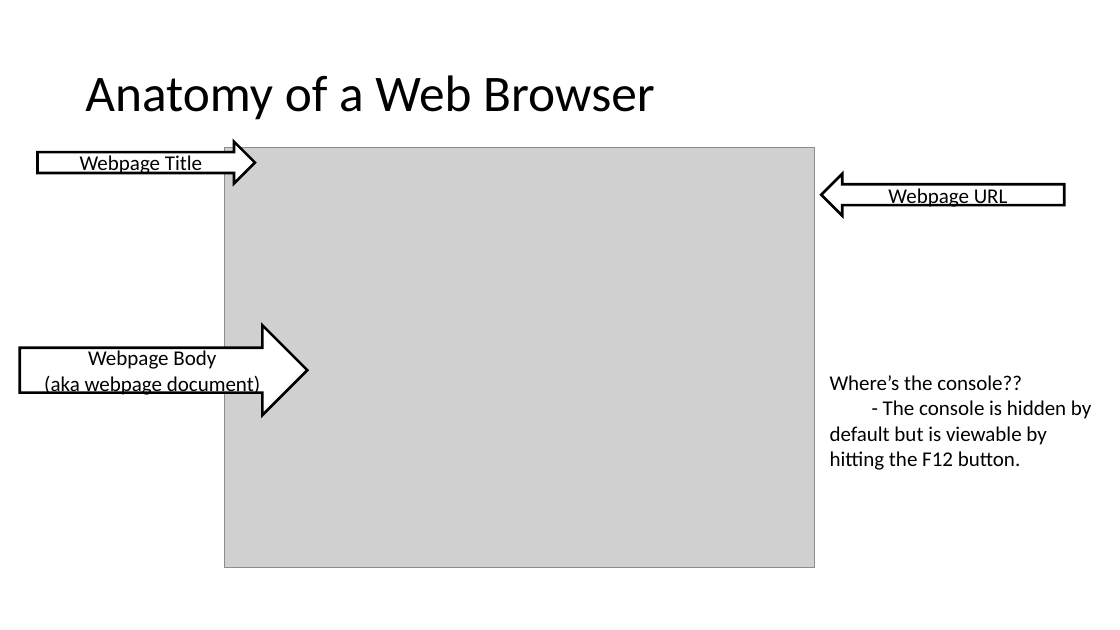
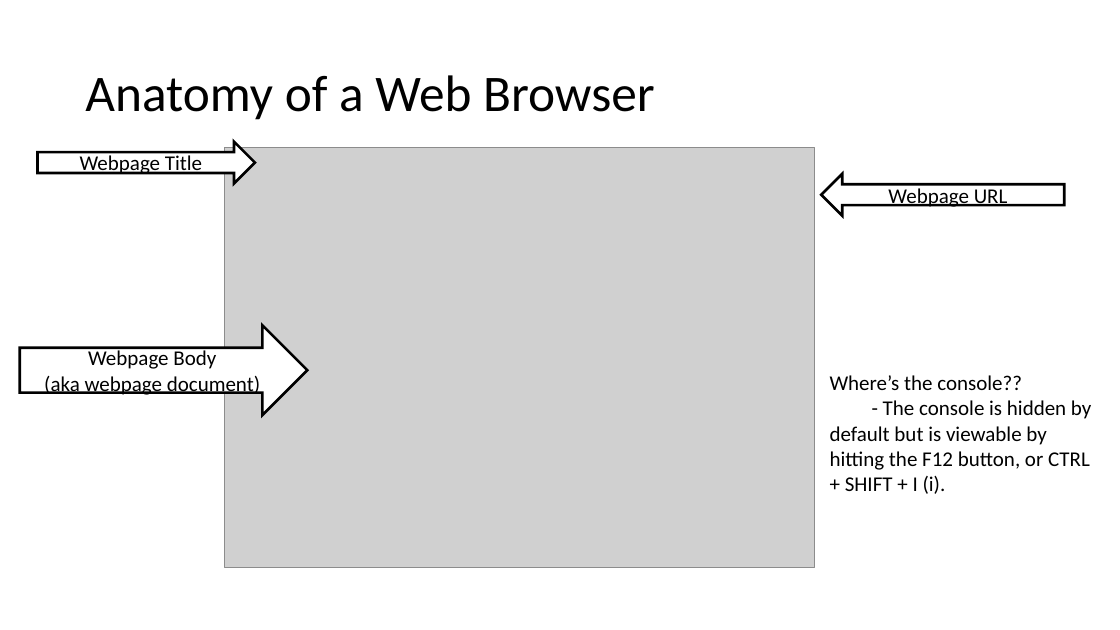
Before and after one commit to MrJoshGross/Course-Curricular-Material, a slide deck: slide 16 of Computer Science Principles/Lectures/Lecture 10 - Introduction to JavaScript.pptx. Drawn at 1120x630 pixels with LibreOffice and Linux fonts; fonts in the diff are those of the drawing; grey boxes stand for pictures. Boxes give left, top, right and bottom in pixels: in the first picture for what was removed or moved away, otherwise in the second. Text is boxed around its words. In the diff, an @@ line names an element or a change of style, - is before the commit and + after.

```diff
--- a/Computer Science Principles/Lectures/Lecture 10 - Introduction to JavaScript.pptx
+++ b/Computer Science Principles/Lectures/Lecture 10 - Introduction to JavaScript.pptx
@@ text at box(830, 400, 1091, 494): text changed @@
-- The console is hidden by default but is viewable by hitting the F12 button.
+- The console is hidden by default but is viewable by hitting the F12 button, or CTRL + SHIFT + I (i).
```
Also in this commit, not shown: 15 other slides changed.
